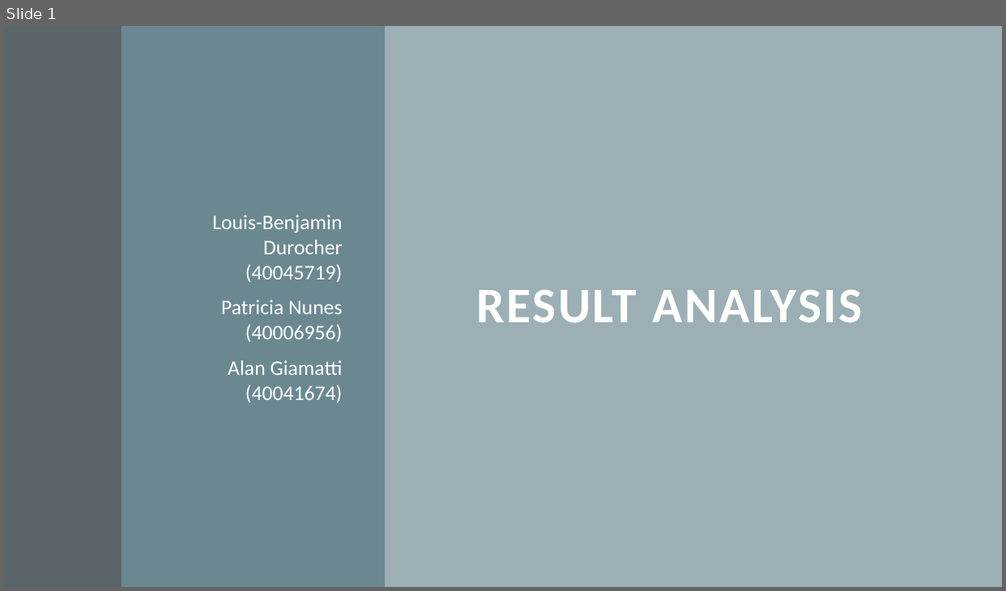
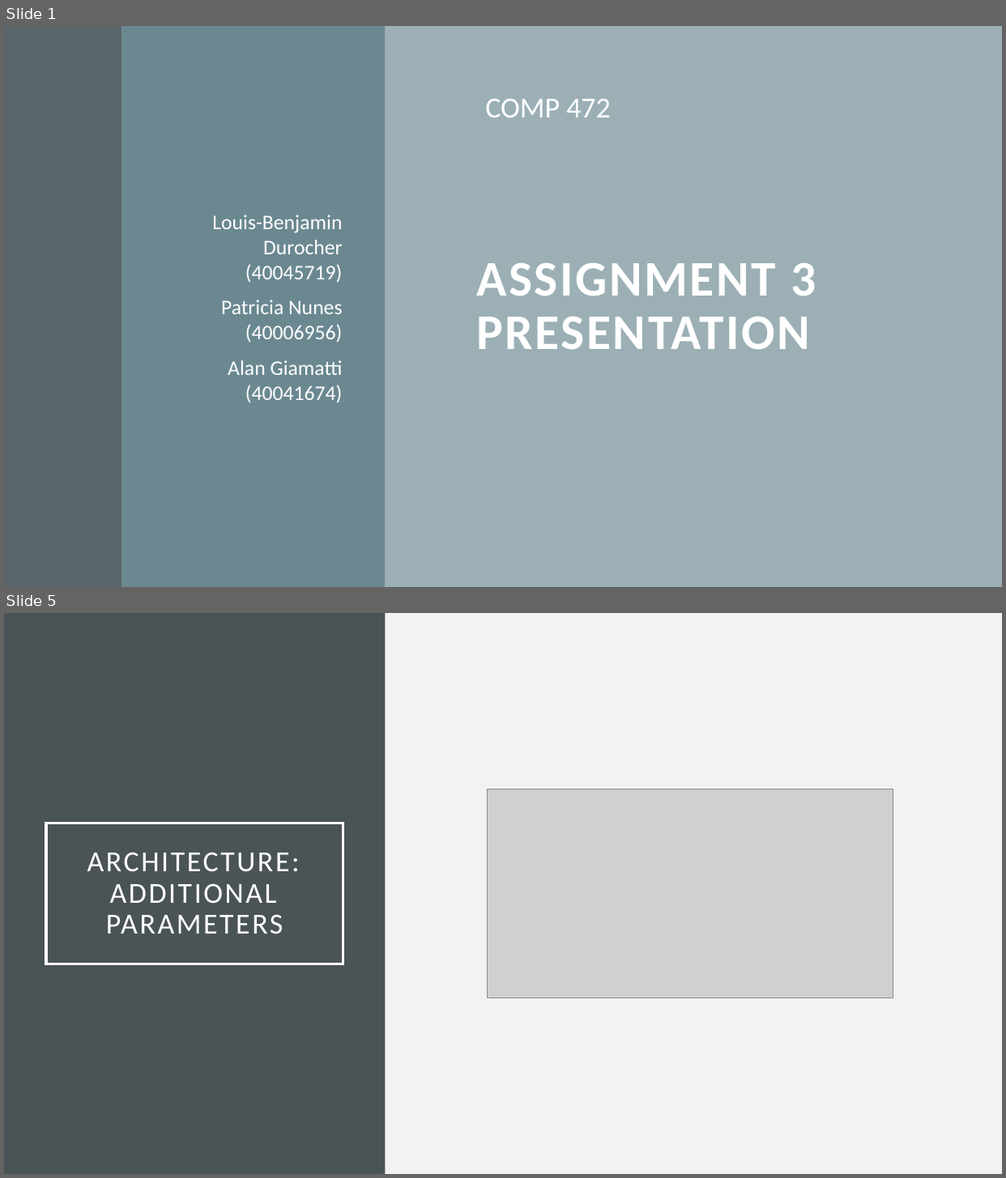
Before and after one commit to patnunes/COMP472, a slide deck: A3_Analysis.pptx. Shown one above the other, each under a label of ours: slide 1 before the commit, slides 1 and 5 after it; the slides between them are not shown. The pictures are 1006x591 and 1006x1178 pixels, drawn with LibreOffice and Linux fonts; fonts in the diff are those of the drawing; grey boxes stand for pictures. Boxes give left, top, right and bottom in pixels: in the first picture for what was removed or moved away, otherwise in the second. Text is boxed around its words. In the diff, an @@ line names an element or a change of style, - is before the commit and + after.

```diff
--- a/A3_Analysis.pptx
+++ b/A3_Analysis.pptx
@@ slide 5 added at [4, 613, 1002, 1174], background #F2F2F2 @@
@@ rectangle added at [4, 613, 385, 1174], fill #4A5356 @@
@@ picture added at [487, 789, 893, 999] @@
@@ rectangle added at [46, 824, 343, 965], outline #FFFFFF 2.5 pt, 28 pt, text #FFFFFF @@
+ARCHITECTURE: ADDITIONAL PARAMETERS
@@ slide 1 changed as well @@
@@ text added at [485, 99, 611, 118], 28 pt, text #FFFFFF @@
+COMP 472
@@ title at [476, 263, 816, 349]: text changed @@
-RESULT ANALYSIS
+ASSIGNMENT 3 PRESENTATION
```
Also in this commit, not shown: 11 other slides added, 4 slides removed.
